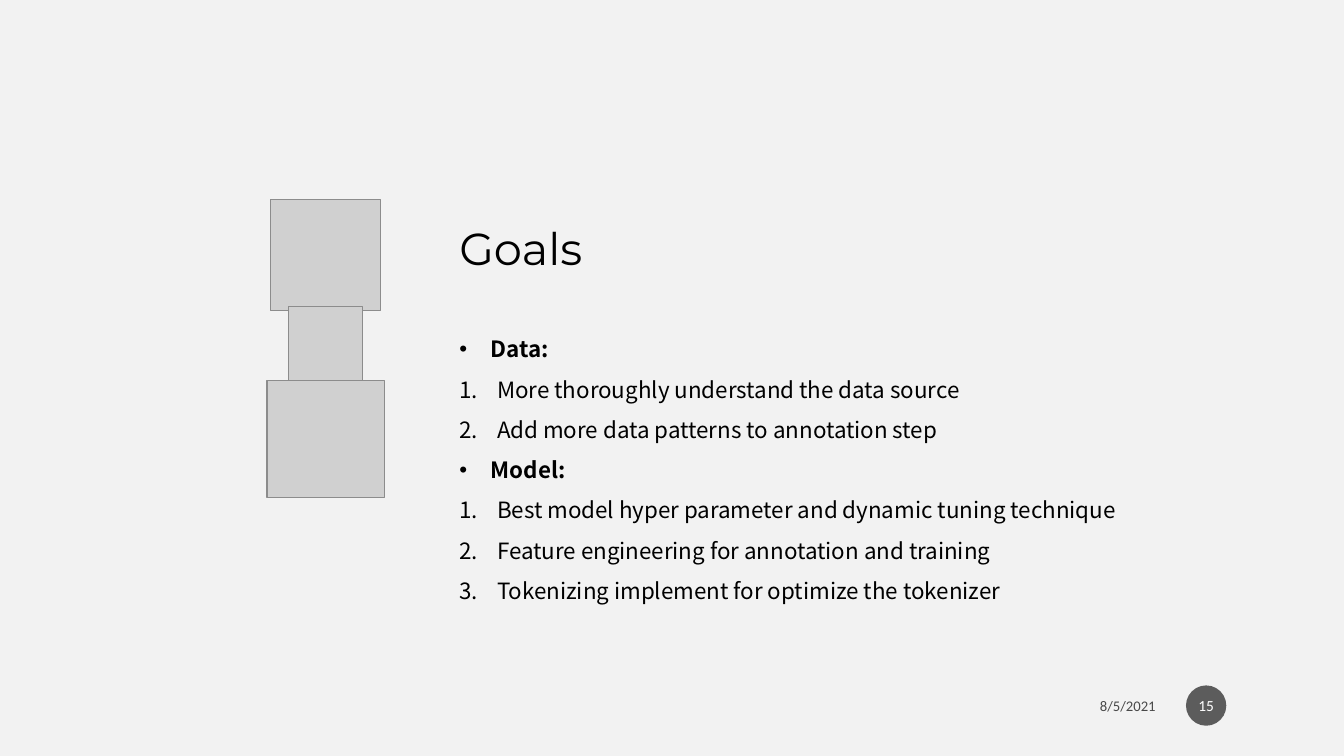
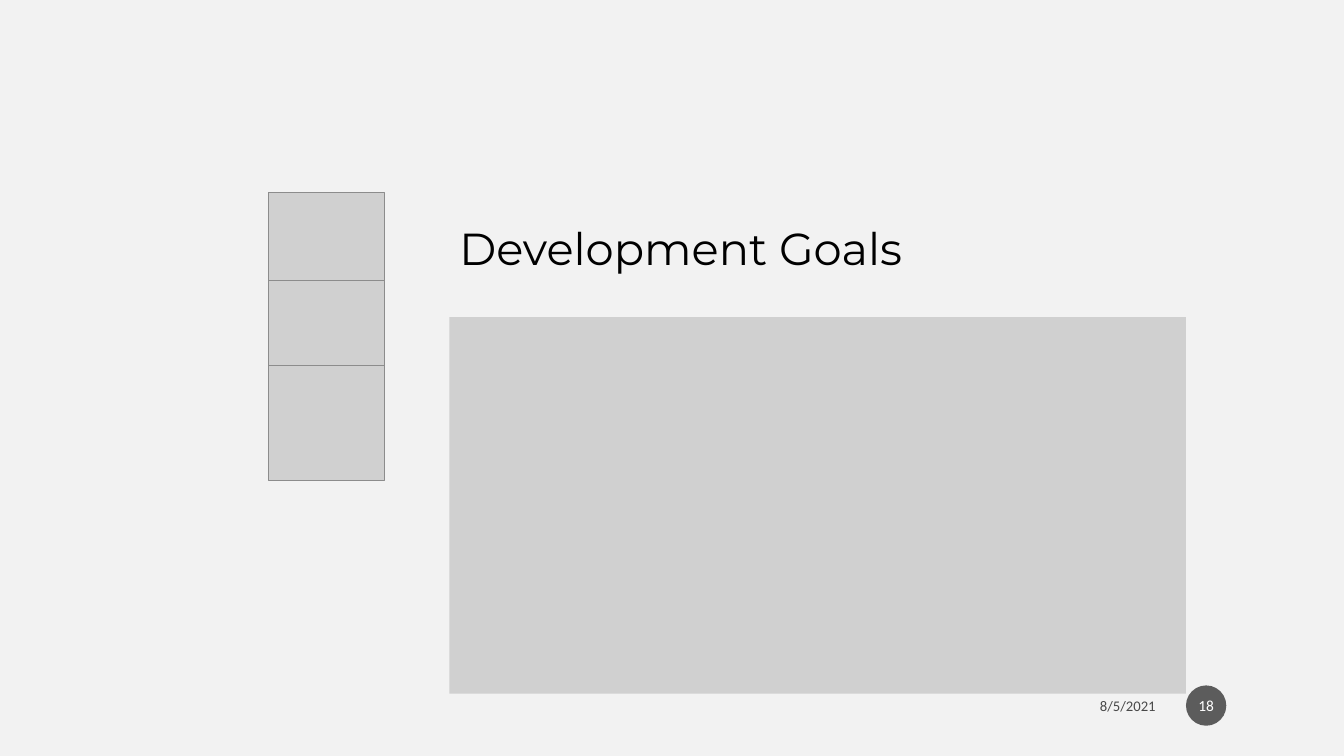
Before and after one commit to Weber12321/AD-classifier-side-project, a slide deck: slide 18 of AD_classifier.pptx (slide 15 before the commit). Drawn at 1344x756 pixels with LibreOffice and Linux fonts; fonts in the diff are those of the drawing; grey boxes stand for pictures; background and template pictures are left out. Boxes give left, top, right and bottom in pixels: in the first picture for what was removed or moved away, otherwise in the second. Text is boxed around its words. In the diff, an @@ line names an element or a change of style, - is before the commit and + after.

```diff
--- a/AD_classifier.pptx
+++ b/AD_classifier.pptx
@@ picture: place and size @@
-picture at <box>270,200,381,311</box>
+picture at <box>269,193,384,308</box>
@@ text at <box>459,231,902,274</box>: text changed @@
-Goals
+Development Goals
@@ picture added at <box>269,280,384,395</box> @@
@@ picture removed at <box>288,307,362,380</box> @@
@@ picture added at <box>450,318,1187,695</box> @@
@@ text removed at <box>491,340,1116,605</box> @@
-• Data:
-1. More thoroughly understand the data source
-2. Add more data patterns to annotation step
-• Model:
-1. Best model hyper parameter and dynamic tuning technique
-2. Feature engineering for annotation and training
-3. Tokenizing implement for optimize the tokenizer
@@ picture: place and size @@
-picture at <box>267,380,384,497</box>
+picture at <box>269,365,384,480</box>
@@ page number at <box>1198,700,1214,711</box>: text changed @@
-15
+18
```
Also in this commit, not shown: 5 other slides changed, 2 slides added, 1 slide removed, 8 other files.
